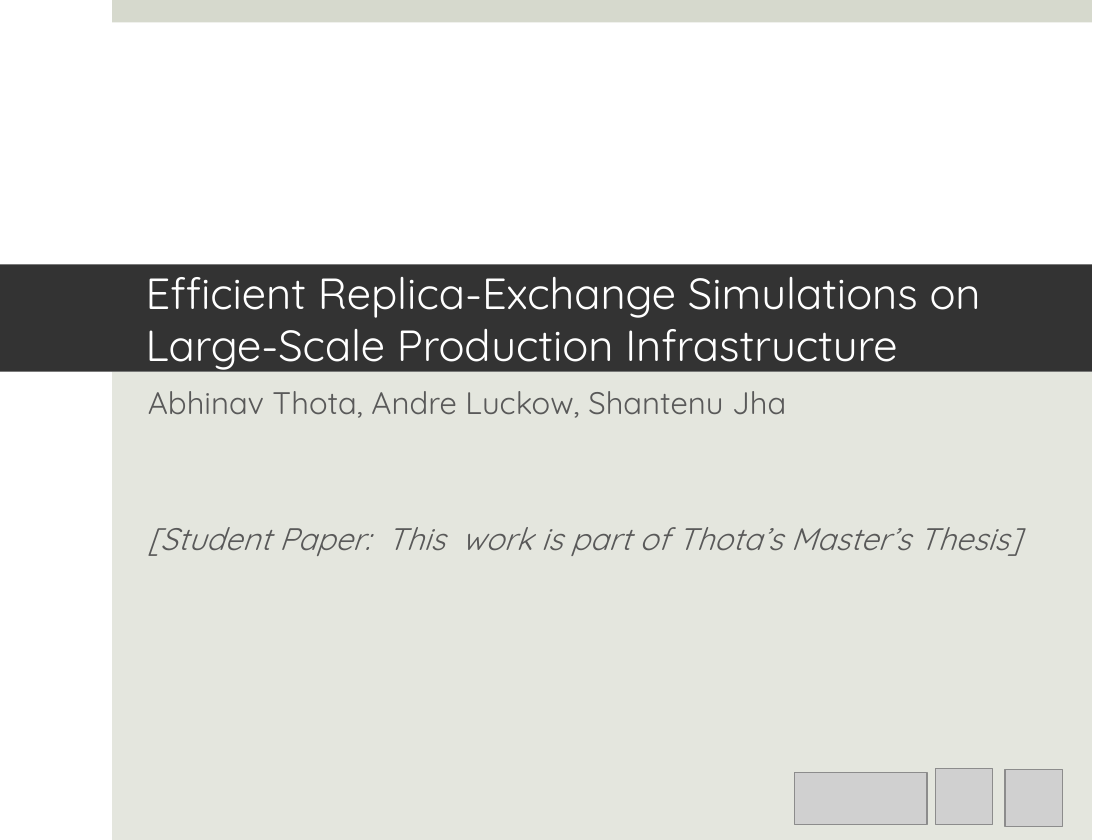
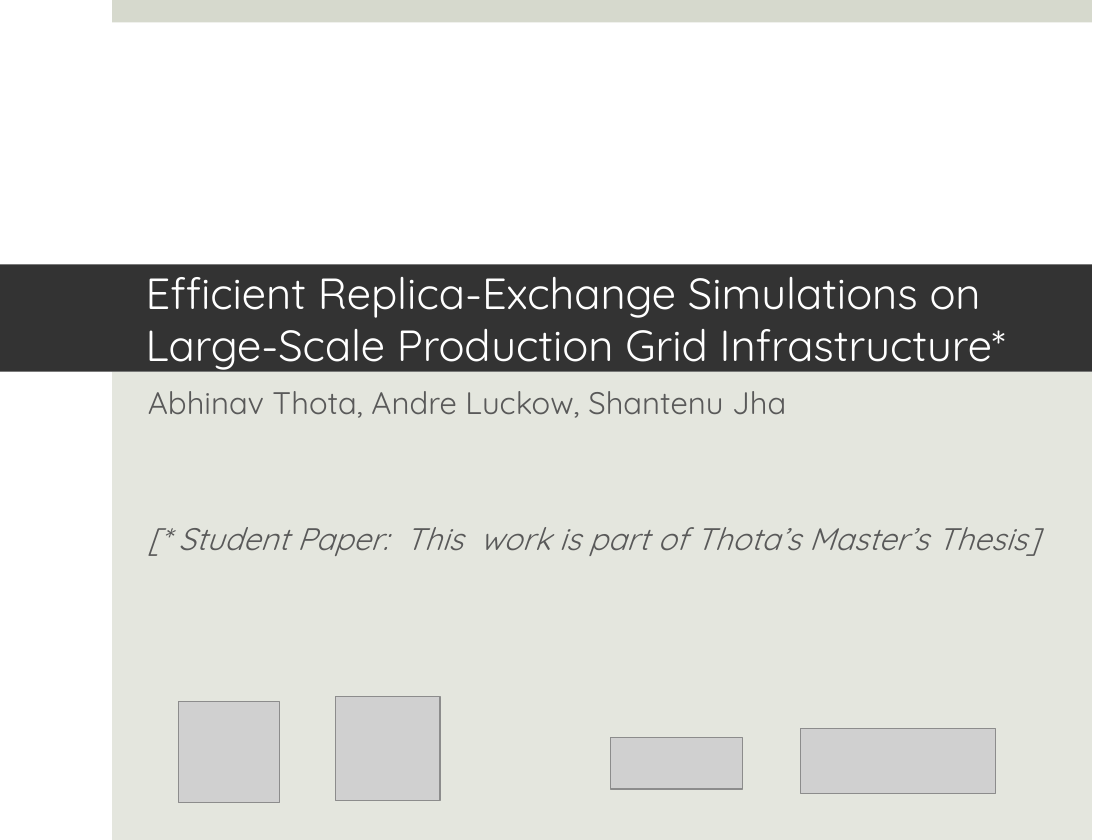
Before and after one commit to saga-project/saga-cpp-legacy-projects, a slide deck: slide 1 of papers/async-re/data/RE_ahm10.pptx. Drawn at 1120x840 pixels with LibreOffice and Linux fonts; fonts in the diff are those of the drawing; grey boxes stand for pictures. Boxes give left, top, right and bottom in pixels: in the first picture for what was removed or moved away, otherwise in the second. Text is boxed around its words. In the diff, an @@ line names an element or a change of style, - is before the commit and + after.

```diff
--- a/papers/async-re/data/RE_ahm10.pptx
+++ b/papers/async-re/data/RE_ahm10.pptx
@@ title at (146,264,1006,373): text changed @@
-Efficient Replica-Exchange Simulations on Large-Scale Production Infrastructure
+Efficient Replica-Exchange Simulations on Large-Scale Production Grid Infrastructure*
@@ subtitle at (178,527,1039,556): text changed @@
-[Student Paper: This work is part of Thota’s Master’s Thesis]
+[* Student Paper: This work is part of Thota’s Master’s Thesis]
@@ picture: place and size @@
-picture at (936,768,993,825)
+picture at (178,702,279,803)
@@ picture added at (336,697,440,801) @@
@@ picture: place and size @@
-picture at (795,773,927,824)
+picture at (610,737,743,788)
@@ picture added at (801,729,996,794) @@
@@ picture removed at (1005,769,1063,827) @@
```
Also in this commit, not shown: 4 other slides changed, 1 slide added, 3 slides removed.
